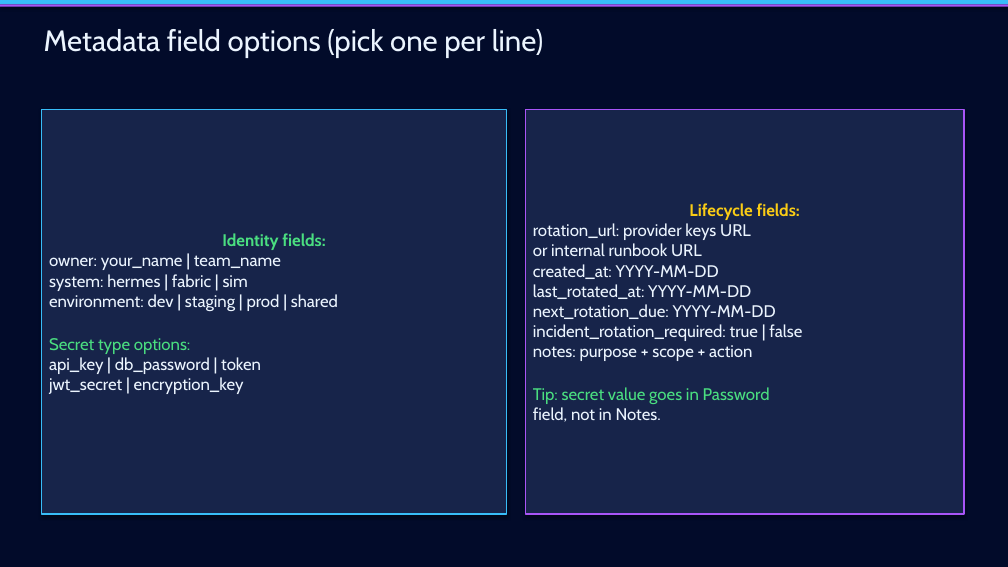
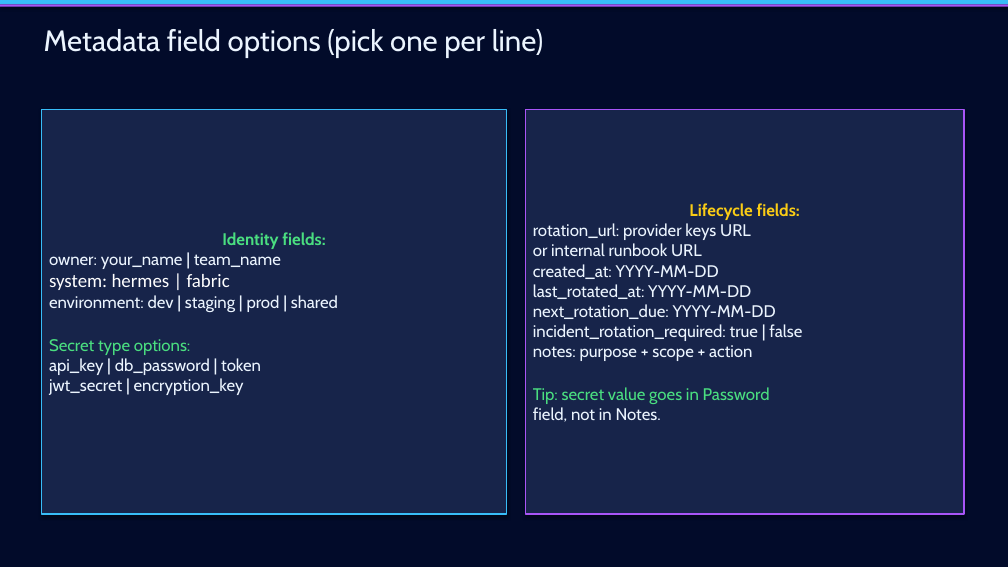
Before and after one commit to edwifiguy/era-agents-ops, a slide deck: slide 7 of docs/secret-template-entry-guide.pptx. Drawn at 1008x567 pixels with LibreOffice and Linux fonts; fonts in the diff are those of the drawing. Boxes give left, top, right and bottom in pixels: in the first picture for what was removed or moved away, otherwise in the second. Text is boxed around its words. In the diff, an @@ line names an element or a change of style, - is before the commit and + after.

```diff
--- a/docs/secret-template-entry-guide.pptx
+++ b/docs/secret-template-entry-guide.pptx
@@ text in rectangle at (49, 274, 230, 290): text changed; size 16 to 18 pt; font Cabin to Calibri; text colour #ECF5FF to #FFFFFF @@
-system: hermes | fabric | sim
+system: hermes | fabric
```
Also in this commit, not shown: 4 other slides changed, 1 other file.
